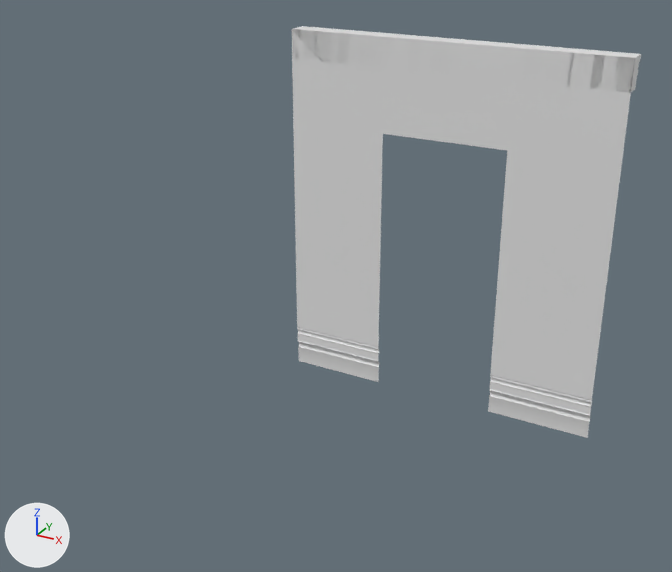
The FBX model Assets/Art/Enviro_Couloir_Apartement/Kit/MurPetitPorte.fbx as it was, and as the next commit left it.
One viewpoint serves both versions: a 50 mm camera at (7.56, -12.35, 7.79) aimed at (2.24, -2.69, 2.95). The lights are fixed; the arrows at lower left show +X, +Y and +Z. The older version comes first. Vertices at exactly the same position are counted once.

In view in the first picture: 'WALL SMALL DOOR.001'.
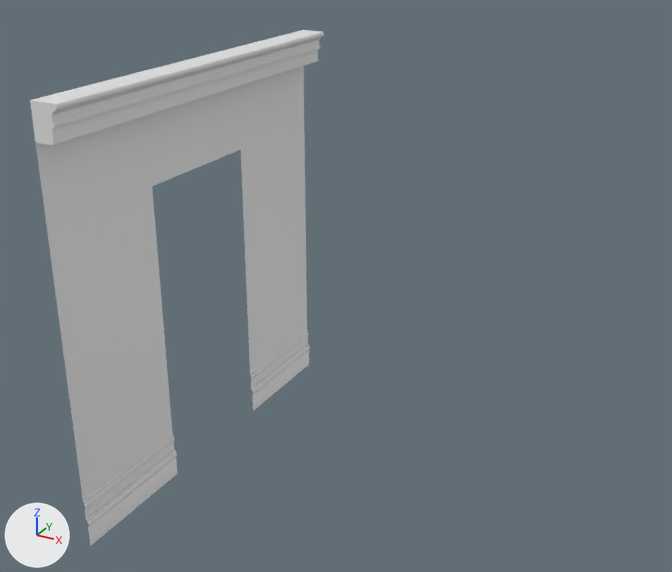
Changed parts and their boxes (x1, y1, x2, y2) in the pictures (672 x 572 px; the box of a moved part takes in the faces that stretch with it):
'WALL SMALL DOOR.001', reshaped, turned: before (292, 26, 641, 438); after (30, 30, 324, 546)
part 1 of me_cube_003, moved or reshaped: before (292, 26, 641, 438); after (30, 30, 324, 546)
part 2 of me_cube_003, moved or reshaped: before (383, 37, 515, 150); after (146, 87, 241, 186)
part 3 of me_cube_003, moved or reshaped: before (292, 29, 385, 382); after (238, 66, 310, 411)

What changed in the scene script:
```text
Change me_cube_003:
    used by ob_wall_small_door_001; location = (0.0, 0.0, 0.0); rotation_euler = (0.0, 0.0, 1.571), in degrees (0, 0, 90)
    remove me_cube_003.from_pydata(...)  # 181 vertices, 91 faces; spans x 0.0..0.36, y -5.1..0.0, z 0.0..5.69
    add me_cube_003.from_pydata(...)  # 181 vertices, 91 faces; spans x 0.2..0.56, y -5.5..0.0, z 0.0..5.69
    me_cube_003 part 1: all 53 vertices in x 0.0..0.36, y -5.1, z 0.0..5.69 are moved by (0.2, -0.4, 0.0)
    me_cube_003 part 2: all 74 vertices in x 0.0..0.05, y -3.51..-1.56, z 0.0..5.69 are moved by (0.2, -0.2, 0.0)
    me_cube_003 part 3: all 54 vertices in x 0.0..0.36, y 0.0, z 0.0..5.69 are moved by (0.2, 0.0, 0.0)
Change ob_wall_small_door_001:
    ob_wall_small_door_001.rotation_euler: (0.0, 0.0, 1.571) -> (0.0, 0.0, 0.0)  # degrees (0, 0, 90) -> degrees (0, 0, 0)
```
